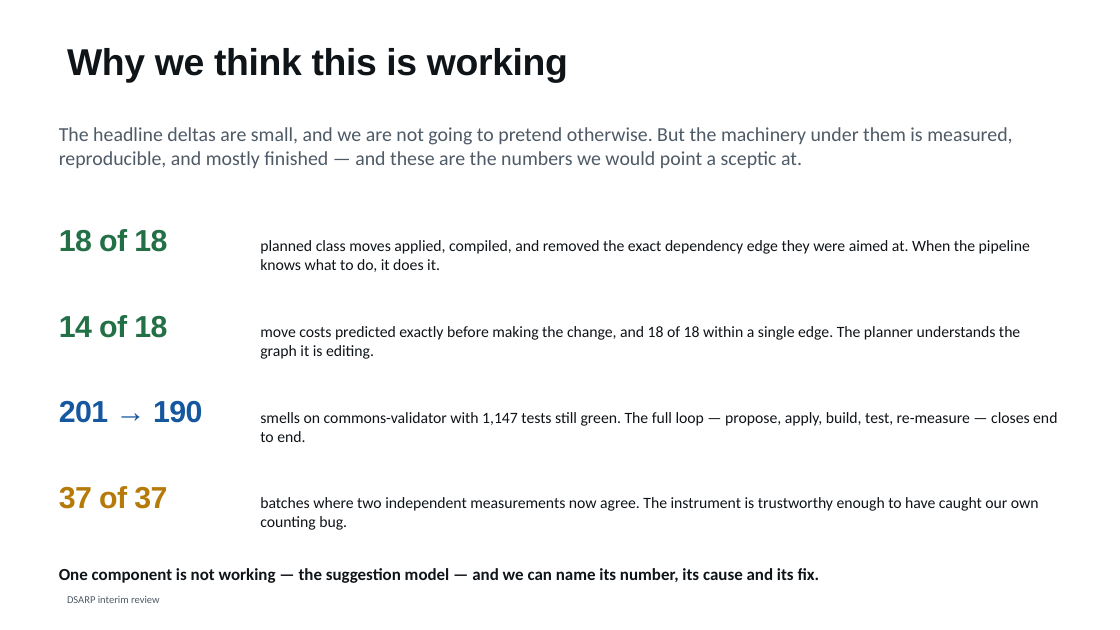
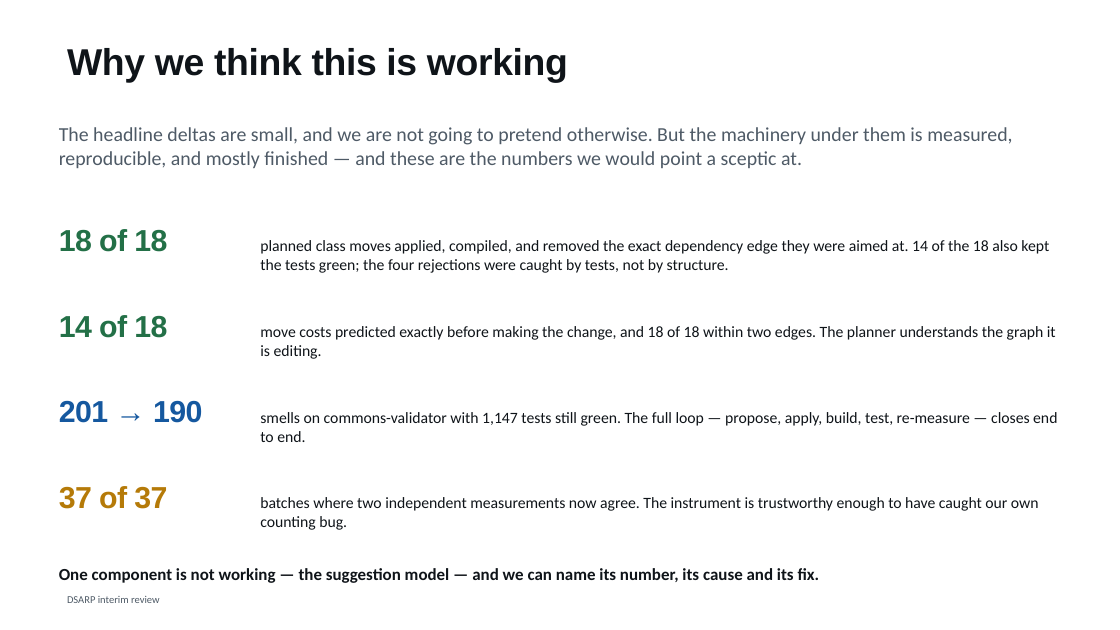
Before and after one commit to shimoriki/DSARPProject, a slide deck: slide 37 of docs/DSARP_interim_review.pptx. Drawn at 1120x630 pixels with LibreOffice and Linux fonts; fonts in the diff are those of the drawing. Boxes give left, top, right and bottom in pixels: in the first picture for what was removed or moved away, otherwise in the second. Text is boxed around its words. In the diff, an @@ line names an element or a change of style, - is before the commit and + after.

```diff
--- a/docs/DSARP_interim_review.pptx
+++ b/docs/DSARP_interim_review.pptx
@@ text at (x1=260, y1=240, x2=1049, y2=273): text changed @@
-planned class moves applied, compiled, and removed the exact dependency edge they were aimed at. When the pipeline knows what to do, it does it.
+planned class moves applied, compiled, and removed the exact dependency edge they were aimed at. 14 of the 18 also kept the tests green; the four rejections were caught by tests, not by structure.
@@ text at (x1=260, y1=326, x2=1056, y2=359): text changed @@
-move costs predicted exactly before making the change, and 18 of 18 within a single edge. The planner understands the graph it is editing.
+move costs predicted exactly before making the change, and 18 of 18 within two edges. The planner understands the graph it is editing.
```
Also in this commit, not shown: 1 other slide changed, 2 other files.
